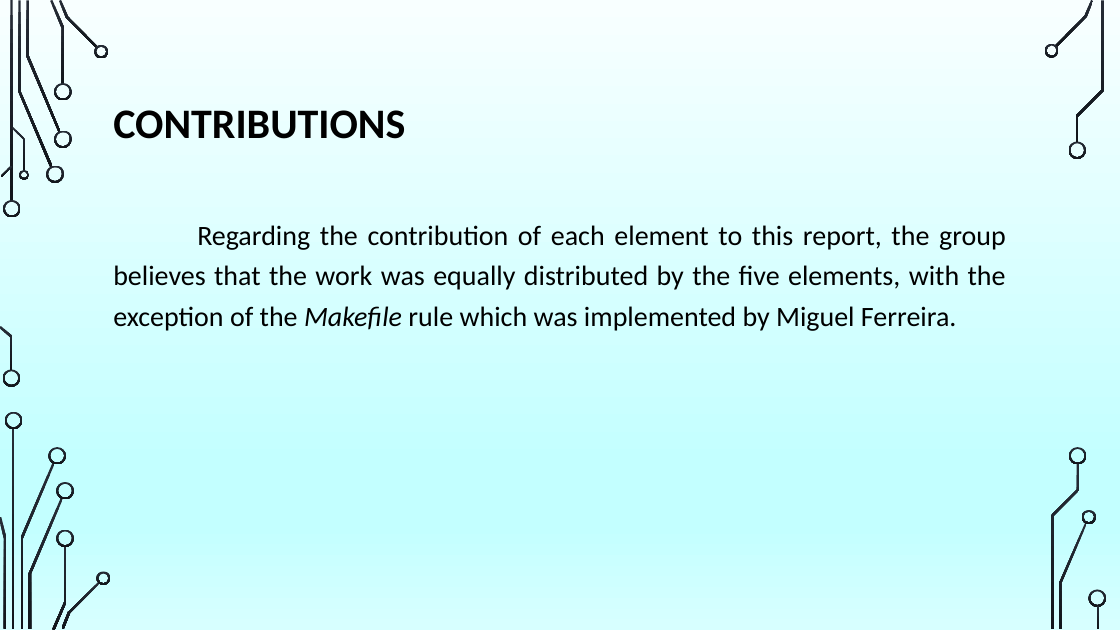
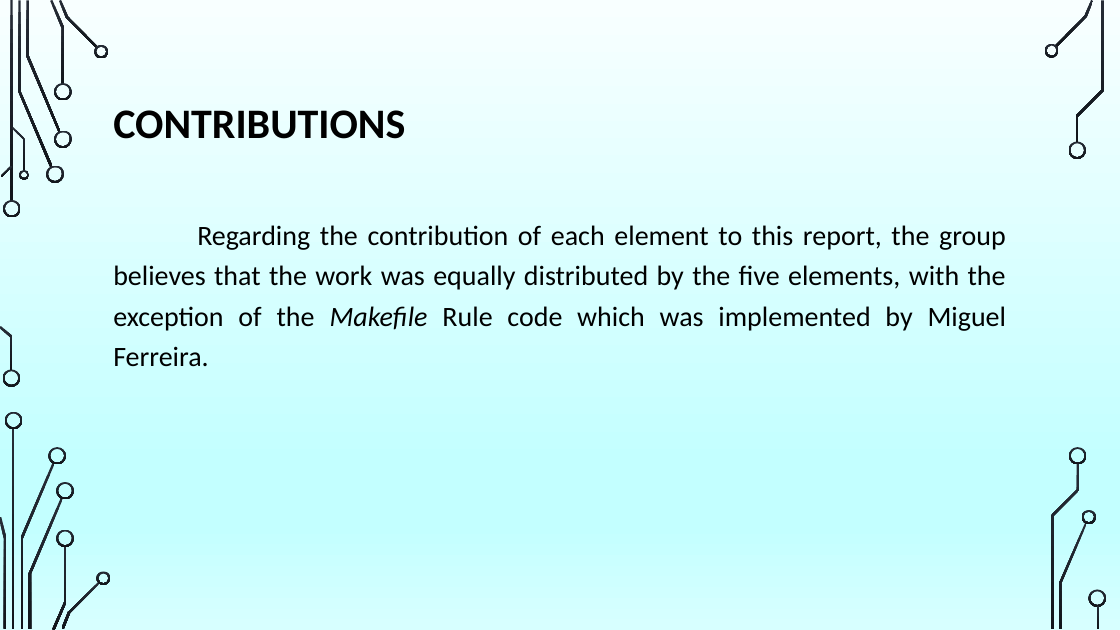
Before and after one commit to dianamoreira/thefuck, a slide deck: slide 21 of ArchSW-docs/The Fuck.pptx. Drawn at 1120x630 pixels with LibreOffice and Linux fonts; fonts in the diff are those of the drawing; background and template pictures are left out. Boxes give left, top, right and bottom in pixels: in the first picture for what was removed or moved away, otherwise in the second. Text is boxed around its words. In the diff, an @@ line names an element or a change of style, - is before the commit and + after.

Commit message:
finishing up report

```diff
--- a/ArchSW-docs/The Fuck.pptx
+++ b/ArchSW-docs/The Fuck.pptx
@@ text at [113,225,1007,367]: text changed @@
-Regarding the contribution of each element to this report, the group believes that the work was equally distributed by the five elements, with the exception of the Makefile rule which was implemented by Miguel Ferreira.
+Regarding the contribution of each element to this report, the group believes that the work was equally distributed by the five elements, with the exception of the Makefile Rule code which was implemented by Miguel Ferreira.
```
Also in this commit, not shown: 1 other slide changed, 1 other file.
